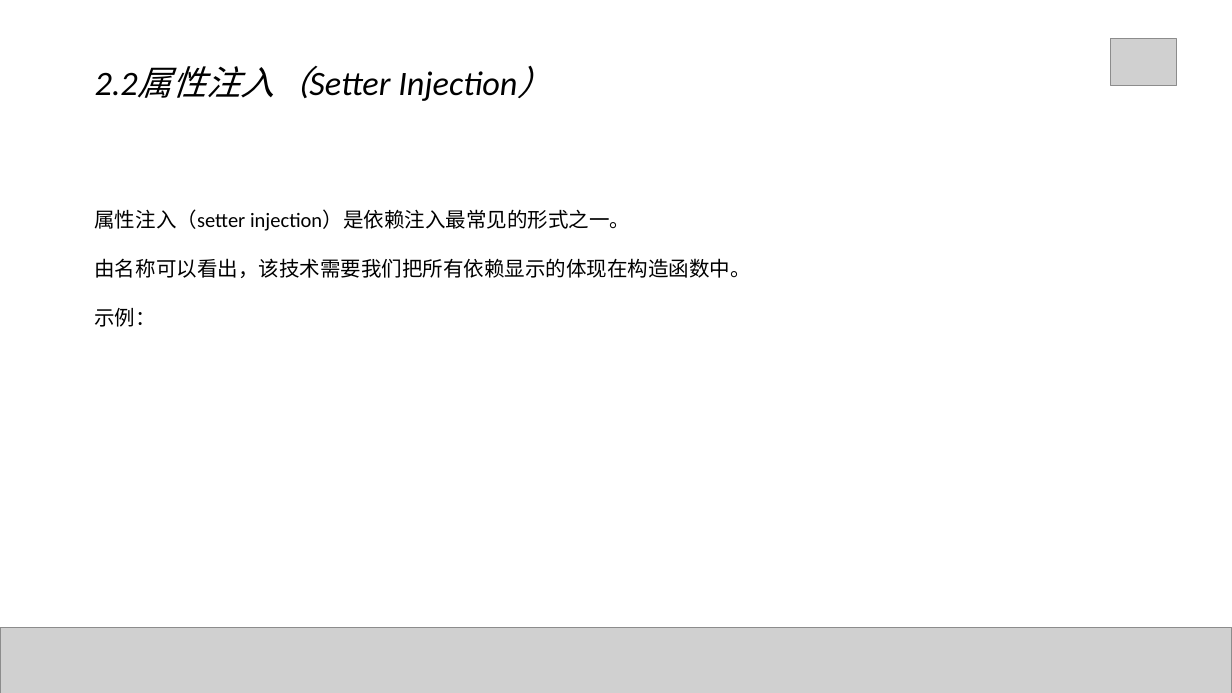
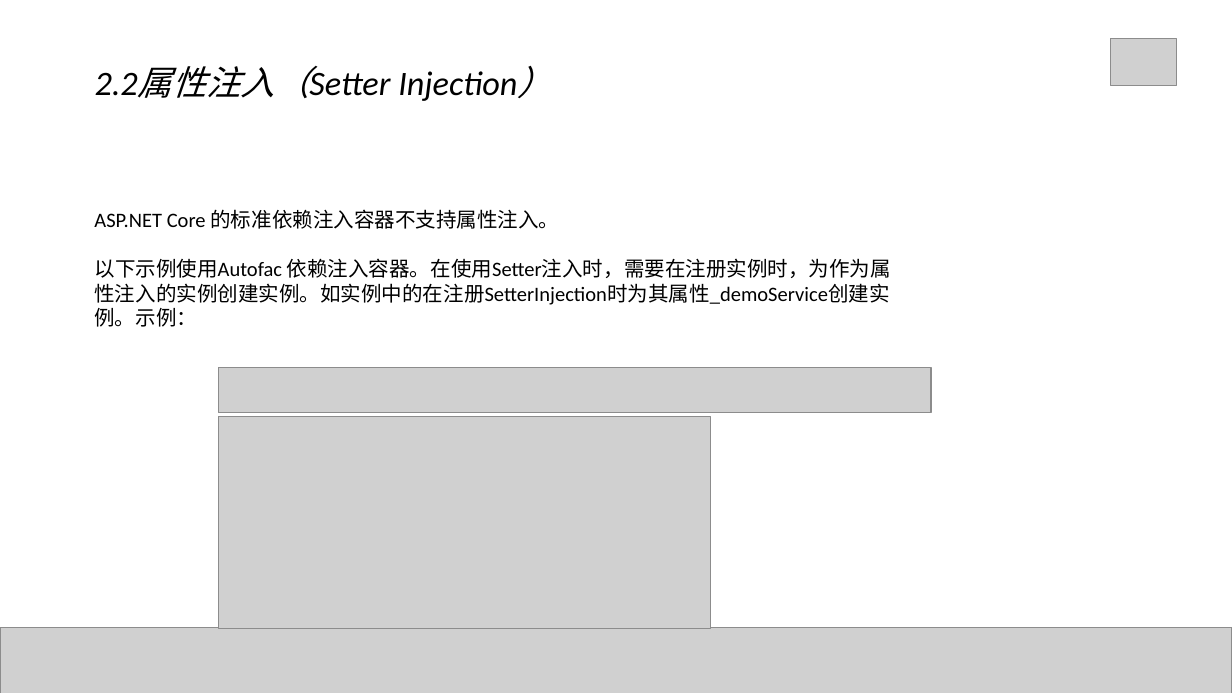
Before and after one commit to Mrchensama/DependenceInjection, a slide deck: slide 28 of 陈胡-依赖注入.pptx (slide 19 before the commit). Drawn at 1232x693 pixels with LibreOffice and Linux fonts; fonts in the diff are those of the drawing; grey boxes stand for pictures. Boxes give left, top, right and bottom in pixels: in the first picture for what was removed or moved away, otherwise in the second. Text is boxed around its words. In the diff, an @@ line names an element or a change of style, - is before the commit and + after.

```diff
--- a/陈胡-依赖注入.pptx
+++ b/陈胡-依赖注入.pptx
@@ text at box(94, 209, 891, 327): text changed @@
-属性注入（setter injection）是依赖注入最常见的形式之一。
-由名称可以看出，该技术需要我们把所有依赖显示的体现在构造函数中。
-示例：
+ASP.NET Core 的标准依赖注入容器不支持属性注入。
+以下示例使用Autofac 依赖注入容器。在使用Setter注入时，需要在注册实例时，为作为属性注入的实例创建实例。如实例中的在注册SetterInjection时为其属性_demoService创建实例。示例：
@@ picture added at box(218, 367, 931, 413) @@
@@ picture added at box(218, 416, 711, 628) @@
```
Also in this commit, not shown: 7 other slides changed, 14 slides added, 4 slides removed, 5 other files.
